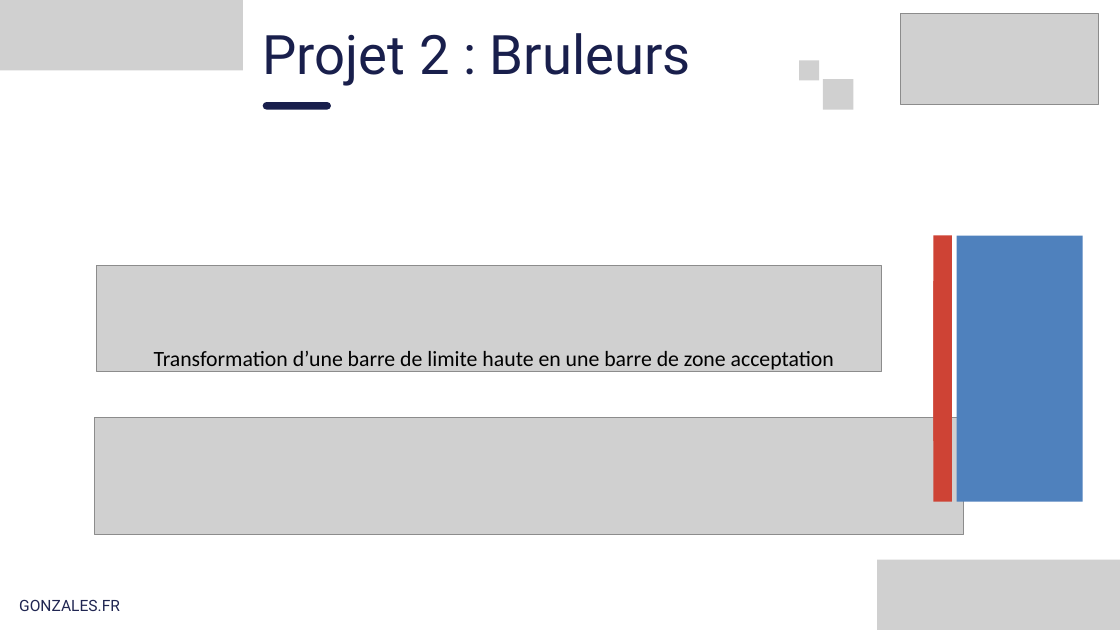
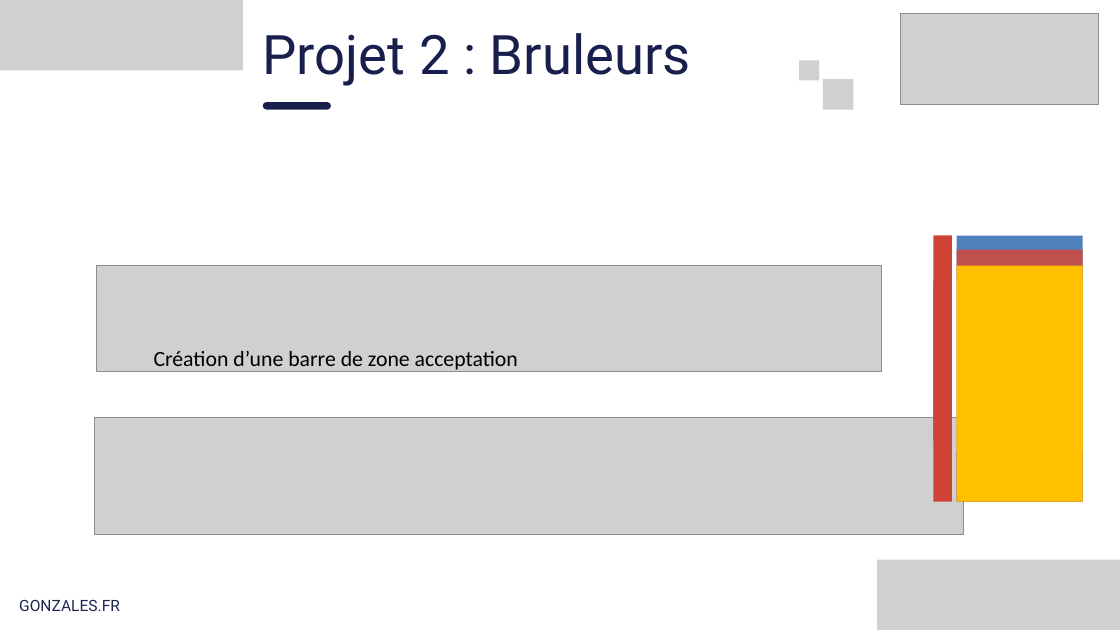
Before and after one commit to Juju-sail/IRI, a slide deck: slide 17 of _Docs/Presentation_CQP.pptx (slide 16 before the commit). Drawn at 1120x630 pixels with LibreOffice and Linux fonts; fonts in the diff are those of the drawing; grey boxes stand for pictures. Boxes give left, top, right and bottom in pixels: in the first picture for what was removed or moved away, otherwise in the second. Text is boxed around its words. In the diff, an @@ line names an element or a change of style, - is before the commit and + after.

```diff
--- a/_Docs/Presentation_CQP.pptx
+++ b/_Docs/Presentation_CQP.pptx
@@ rectangle added at box(956, 250, 1082, 278), fill #C0504D @@
@@ rectangle added at box(956, 265, 1082, 501), fill #FFC000 @@
@@ rectangle added at box(956, 278, 1082, 452), fill #FFC000 @@
@@ text at box(154, 351, 518, 373): text changed @@
-Transformation d’une barre de limite haute en une barre de zone acceptation
+Création d’une barre de zone acceptation
@@ rectangle added at box(956, 452, 1082, 502), fill #C0504D @@
```
Also in this commit, not shown: 7 other slides changed, 6 slides added, 3 other files.
